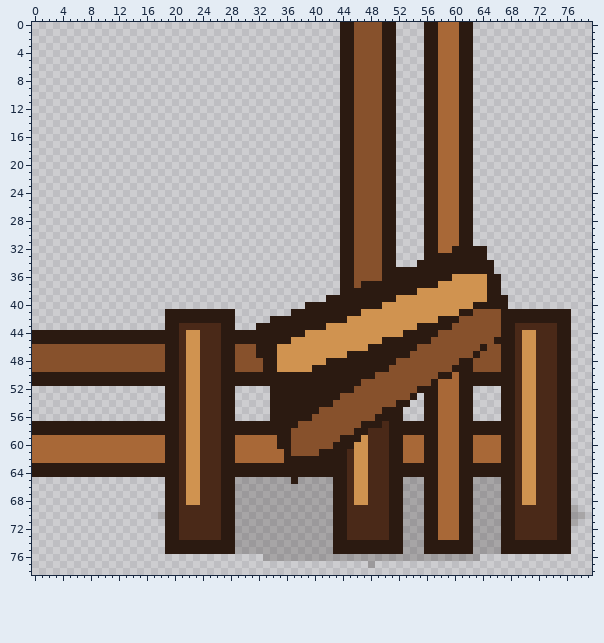
Pixel-art file, stored at assets/source/aseprite/objects/placeables_96/gate_open_corner-up-left_96.aseprite. Above, as it was before the edit.
96x96 pixels, 1 frame. Shown: x 0..79, y 0..78.
After the commit:
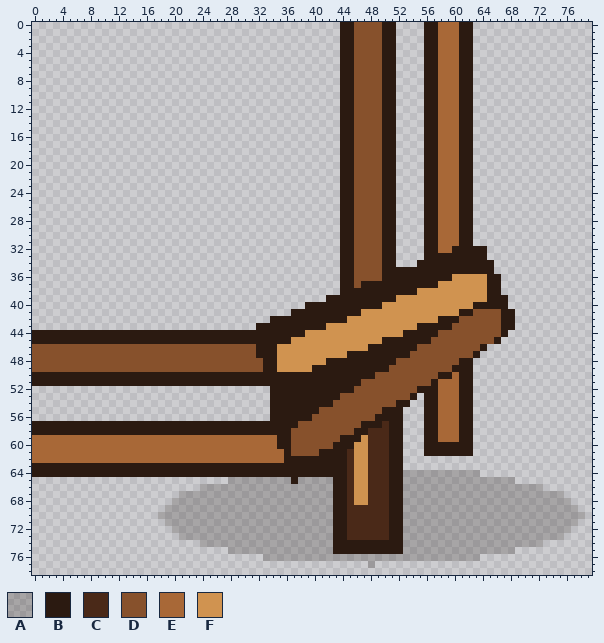
Palette (. is transparent): A #1b120d37  B #2b1a11  C #4a2918  D #87512c  E #a86837  F #d09350
Change:
Colour B becomes colour A in row 64 at x 53 to 57 and 61 to 63; in row 65 at x 28, 56 to 57, 61 to 62 and 67 to 68; in row 66 at x 27 to 28, 56 to 57, 61 to 62 and 67 to 68; in row 67 at x 27 to 28, 56 to 57, 61 to 62, 67 to 68 and 75; in row 68 at x 20, 27 to 28, 56 to 57, 61 to 62, 67 to 68 and 75 to 76; in rows 69 to 71 at x 19 to 20, 27 to 28, 56 to 57, 61 to 62, 67 to 68 and 75 to 76.
Colour B becomes colour A in row 72 at x 20, 27 to 28, 56 to 57, 61 to 62, 67 to 68 and 75 to 76; in row 73 at x 27 to 28, 56 to 57, 61 to 62, 67 to 68 and 75; in row 74 at x 24 to 28, 56 to 62 and 67 to 72; in row 75 at x 28, 56 to 62 and 67 to 68.
Colour C becomes colour A in row 66 at x 24 to 26, 69 and 72; in rows 67 to 68 at x 21, 24 to 26, 69 and 72 to 74; in rows 69 to 73 at x 21 to 26 and 69 to 74.
Colour E becomes colour A in rows 64 to 73 at x 58 to 60.
Colour F becomes colour A in row 66 at x 70 to 71; in rows 67 to 68 at x 22 to 23 and 70 to 71.
Colour C becomes colour B in rows 44 to 45 at x 21 and 24 to 26; in rows 50 to 51 at x 21 and 24 to 26; in rows 57 to 58 at x 21 and 24 to 26; in rows 63 to 64 at x 21 and 24 to 26.
Colour E becomes colour B in rows 60 to 61 at x 58 to 60.
Colour F becomes colour B in rows 44 to 45 at x 22 to 23; in rows 50 to 51 at x 22 to 23; in rows 57 to 58 at x 22 to 23; in rows 63 to 64 at x 22 to 23.
Colour B becomes colour D in rows 46 to 49 at x 19 to 20 and 27 to 28.
Colour C becomes colour D in rows 46 to 49 at x 21 and 24 to 26.
Colour F becomes colour D in rows 46 to 49 at x 22 to 23.
Colour B becomes colour E in rows 59 to 62 at x 19 to 20 and 27 to 28.
Colour C becomes colour E in rows 59 to 62 at x 21 and 24 to 26.
Colour F becomes colour E in rows 59 to 62 at x 22 to 23.
Colour B is removed in rows 41 to 42 at x 19 to 28 and 69 to 76; in row 43 at x 19 to 20, 27 to 28 and 75 to 76; in row 44 at x 68 and 75 to 76; in rows 45 to 49 at x 67 to 68 and 75 to 76; in rows 50 to 51 at x 63 to 68 and 75 to 76; in rows 52 to 56 at x 19 to 20, 27 to 28, 67 to 68 and 75 to 76.
Colour B is removed in rows 57 to 58 at x 53 to 55, 63 to 68 and 75 to 76; in rows 59 to 61 at x 67 to 68 and 75 to 76; in row 62 at x 56 to 57, 61 to 62, 67 to 68 and 75 to 76; in row 63 at x 53 to 57, 61 to 68 and 75 to 76; in row 64 at x 64 to 68 and 75 to 76; in row 65 at x 19 to 20, 27 and 75 to 76.
Colour B is removed in row 66 at x 19 to 20 and 75 to 76; in row 67 at x 19 to 20 and 76; in row 68 at x 19; in row 72 at x 19; in row 73 at x 19 to 20 and 76; in row 74 at x 19 to 23 and 73 to 76.
Colour B is removed in row 75 at x 19 to 27 and 69 to 76.
Colour C is removed in row 43 at x 21 to 26 and 69 to 74; in rows 44 to 51 at x 69 and 72 to 74; in rows 52 to 56 at x 21, 24 to 26, 69 and 72 to 74; in rows 57 to 64 at x 69 and 72 to 74; in row 65 at x 21, 24 to 26, 69 and 72 to 74; in row 66 at x 21 and 73 to 74.
Colour D is removed in row 46 at x 65 to 66; in row 47 at x 64 to 66; in rows 48 to 49 at x 63 to 66.
Colour E is removed in rows 59 to 61 at x 53 to 55 and 63 to 66; in row 62 at x 53 to 55, 58 to 60 and 63 to 66; in row 63 at x 58 to 60.
Colour F is removed in rows 44 to 51 at x 70 to 71; in rows 52 to 56 at x 22 to 23 and 70 to 71; in rows 57 to 64 at x 70 to 71; in row 65 at x 22 to 23 and 70 to 71; in row 66 at x 22 to 23.
Where, in picture pixels (left, top, right, bottom), the same in both pictures:
changed: (165, 309, 235, 554)
changed: (403, 309, 571, 554)
